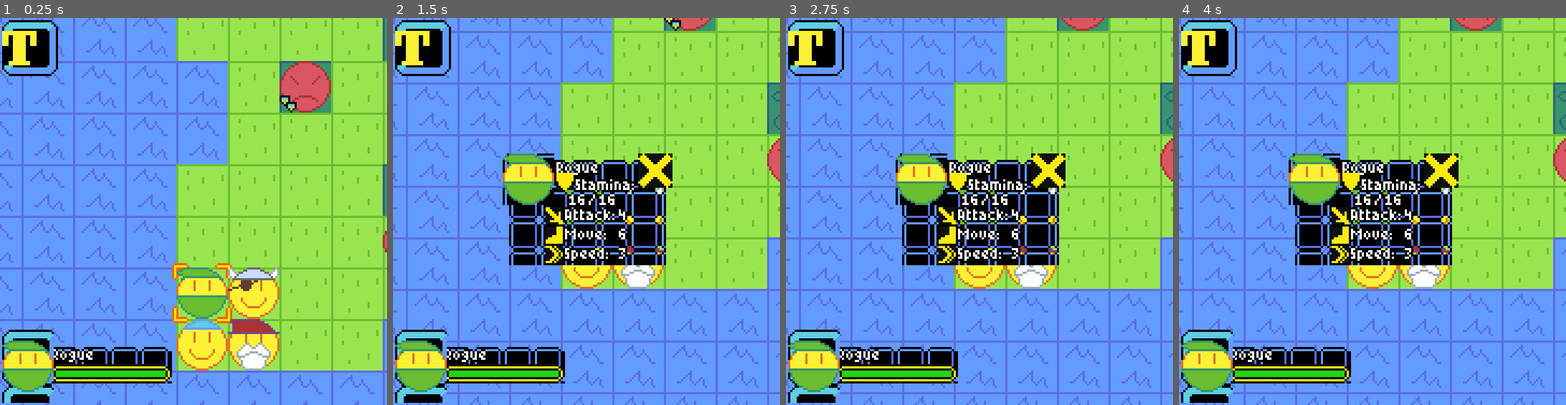
Above: before the commit, frames 1-4 (left to right).
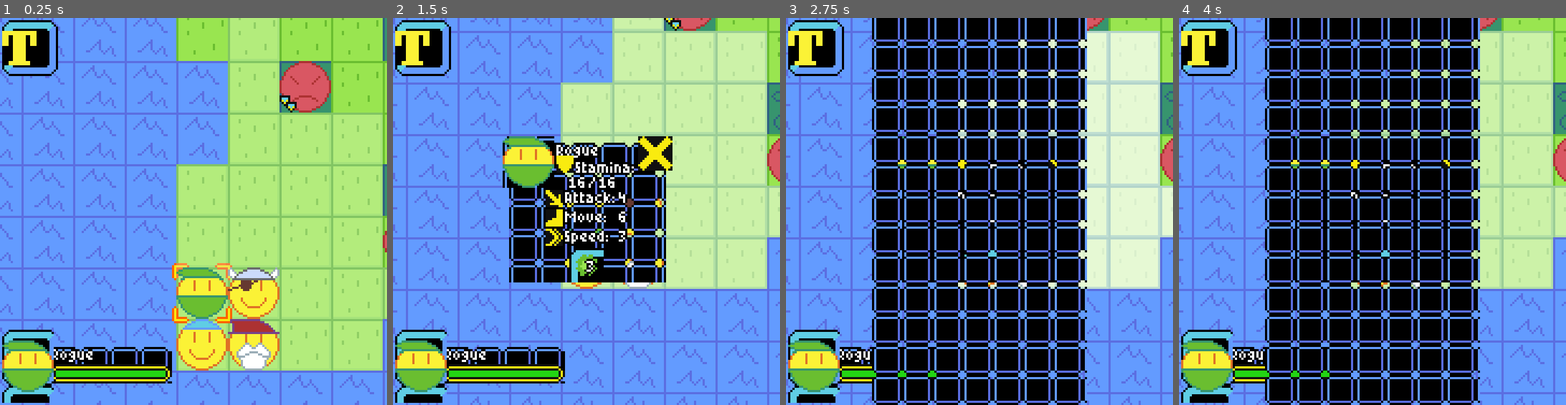
Above: after the commit, the same moments.

Repository: AaronWizard/MightiestSteel
Game: Godot game, scene res://src/main.tscn
Two runs of this game, one before a commit and one after it. Both use one fixed random seed, a clock stepped at 60 frames per second and the inputs below.
Inputs (mouse positions are in pixels of both pictures, inside the frame that each line leads up to):
- Up to frame 1 (0.25 s): no input
- Up to frame 2 (1.5 s): click (420, 366) at 0.5 s; click (423, 48) at 1.25 s
- Up to frame 3 (2.75 s): click (979, 265) at 2 s, where only the run after the commit has a clickable "3"
- Up to frame 4 (4 s): click (1206, 366) at 2.75 s; click (1209, 48) at 3.5 s

The runs differ from the first frame. In frame 1, 31% of the frame differs, in the area x 45-100%, y 0-92%; in frame 2, 34%; in frame 3, 57%, in the area x 22-100%, y 0-100%; in frame 4, 57%.
Error before the commit: Parse Error: Cannot return value of type "Array[PassiveStatusEffect]" because the function return type is "Array[BaseStatusEffect]". (res://src/core/statuseffe…

Commit message:
Fix array assignments

Diff:
--- a/src/core/actor/actor.gd
+++ b/src/core/actor/actor.gd
@@ -192,7 +192,9 @@
 ## All non-attack skills regardless of cooldown
 var all_skills: Array[Skill]:
 	get:
-		return _skills.keys()
+		var result: Array[Skill] = []
+		result.assign(_skills.keys())
+		return result
 
 
 ## The actor's standard attack plus all skills that are ready
--- a/src/core/control/walk_range.gd
+++ b/src/core/control/walk_range.gd
@@ -9,7 +9,9 @@
 ## Cells the actor can occupy within its move range.
 var move_range: Array[Vector2i]:
 	get:
-		return _true_move_range.keys()
+		var result: Array[Vector2i] = []
+		result.assign(_true_move_range.keys())
+		return result
 
 
 ## Cells covered by the actor within its move range.
@@ -17,7 +19,9 @@
 ## it is larger than one cell.
 var visible_move_range: Array[Vector2i]:
 	get:
-		return _visible_move_range.keys()
+		var result: Array[Vector2i] = []
+		result.assign(_visible_move_range.keys())
+		return result
 
 
 var _origin_cell: Vector2i
@@ -68,7 +72,7 @@
 
 			var new_path := _walk_grid.get_point_path(
 					start_point, end_point)
-			result = Array(new_path)
+			result.assign(new_path)
 			result.pop_front() # Remove starting cell
 			assert(result.size() > 0)
 
--- a/src/core/game/state/states/actorcontrol/player_move_state.gd
+++ b/src/core/game/state/states/actorcontrol/player_move_state.gd
@@ -123,8 +123,12 @@
 
 	var move := _game.get_walk_range(_other_actor).visible_move_range
 	var threat_range := _game.get_threat_range(_other_actor)
-	var targets: Array[Vector2i] = threat_range.targets
-	var aoe: Array[Vector2i] = threat_range.aoe
+
+	var targets: Array[Vector2i] = []
+	targets.assign(threat_range.targets)
+
+	var aoe: Array[Vector2i] = []
+	aoe.assign(threat_range.aoe)
 
 	_map_highlights.set_other_range(move, targets, aoe)
 
--- a/src/core/game/state/states/actorcontrol/player_target_state.gd
+++ b/src/core/game/state/states/actorcontrol/player_target_state.gd
@@ -65,7 +65,7 @@
 func _show_predicted_damage() -> void:
 	_clear_predicted_damage()
 	var target_info := _target_data.get_target_info(_current_target)
-	_predicted_damage_actors = target_info.predicted_damage.keys()
+	_predicted_damage_actors.assign(target_info.predicted_damage.keys())
 	for a in _predicted_damage_actors:
 		a.stamina_bar_modifier = -target_info.predicted_damage[a]
 
--- a/src/core/map/directions.gd
+++ b/src/core/map/directions.gd
@@ -17,7 +17,9 @@
 
 
 static func get_all_vectors() -> Array[Vector2i]:
-	return _VALUES.values()
+	var result: Array[Vector2i] = []
+	result.assign(_VALUES.values())
+	return result
 
 
 static func get_vector(direction: Direction) -> Vector2i:
--- a/src/core/map/map.gd
+++ b/src/core/map/map.gd
@@ -110,11 +110,13 @@
 
 ## Gets all actors that are covered by any cell in the given set of cells
 func get_actors_in_area(area: Array[Vector2i]) -> Array[Actor]:
-	var result := {}
+	var actor_hash := {}
 	for cell in area:
 		var actor := get_actor_on_cell(cell)
-		result[actor] = true
-	return result.keys()
+		actor_hash[actor] = true
+	var result: Array[Actor] = []
+	result.assign(actor_hash.keys())
+	return result
 
 
 func get_actor_by_node_name(node_name: String) -> Actor:
--- a/src/core/skills/skill_target_data.gd
+++ b/src/core/skills/skill_target_data.gd
@@ -65,7 +65,9 @@
 ## contains only the origin cells of the actors within range.
 var valid_targets: Array[Vector2i]:
 	get:
-		return _valid_targets.keys()
+		var result: Array[Vector2i] = []
+		result.assign(_valid_targets.keys())
+		return result
 
 
 var _target_range: Array[Vector2i]
--- a/src/core/statuseffects/effect_nodes/passive_status_effect_node.gd
+++ b/src/core/statuseffects/effect_nodes/passive_status_effect_node.gd
@@ -12,4 +12,6 @@
 
 
 func _get_effects() -> Array[BaseStatusEffect]:
-	return effects
+	var result: Array[BaseStatusEffect] = []
+	result.assign(effects)
+	return result
--- a/src/core/tiles/tile_geometry.gd
+++ b/src/core/tiles/tile_geometry.gd
@@ -113,7 +113,7 @@
 
 static func _flood_fill(origin: Vector2i, start: Vector2i,
 		min_dist: int, max_dist: int, bounds: Rect2i) -> Array[Vector2i]:
-	var result := {}
+	var flood_fill := {}
 
 	var stack: Array[Vector2i] = [start]
 	var visited := {}
@@ -125,7 +125,7 @@
 				and (manhattan_distance(origin, current) <= max_dist):
 			visited[current] = true
 			if manhattan_distance(origin, current) >= min_dist:
-				result[current] = true
+				flood_fill[current] = true
 
 			for dir in Directions.get_all_vectors():
 				var adj := current + dir
@@ -133,4 +133,6 @@
 				if not visited.has(adj):
 					stack.push_back(adj)
 
-	return result.keys()
+	var result: Array[Vector2i] = []
+	result.assign(flood_fill.keys())
+	return result
--- a/src/data/skills/scripts/aoe_skill.gd
+++ b/src/data/skills/scripts/aoe_skill.gd
@@ -76,7 +76,7 @@
 				tile_effect_cells = aoe_data.valid
 			_:
 				assert(not actor_covered_cells.is_empty())
-				tile_effect_cells = actor_covered_cells.keys()
+				tile_effect_cells.assign(actor_covered_cells.keys())
 
 		animations.append(
 			Callable(TileEffect, "play_on_field").bind(
